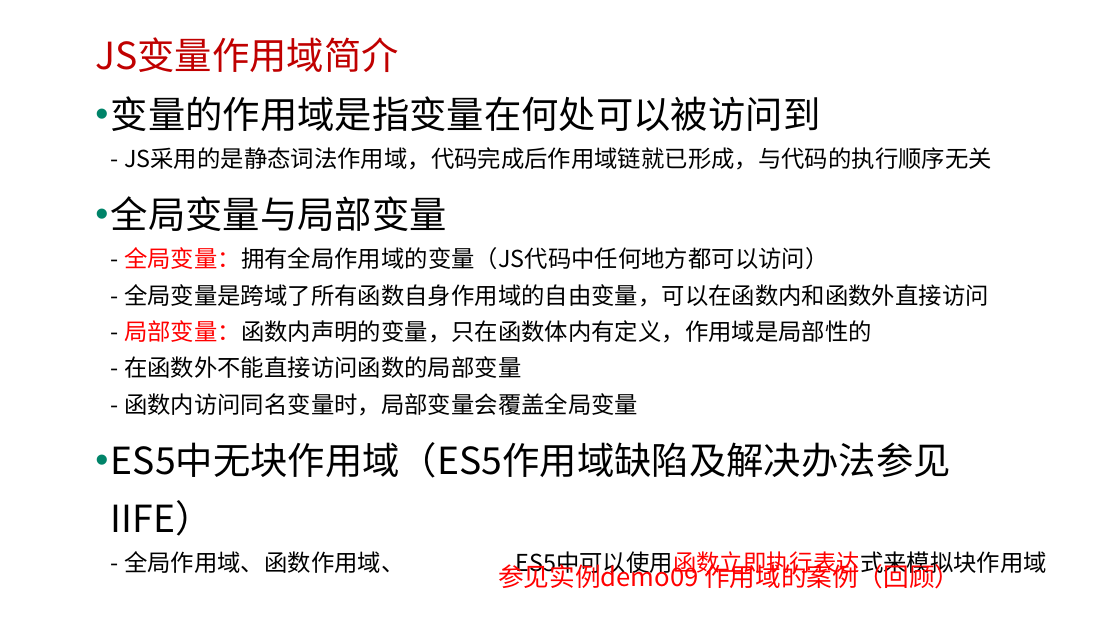
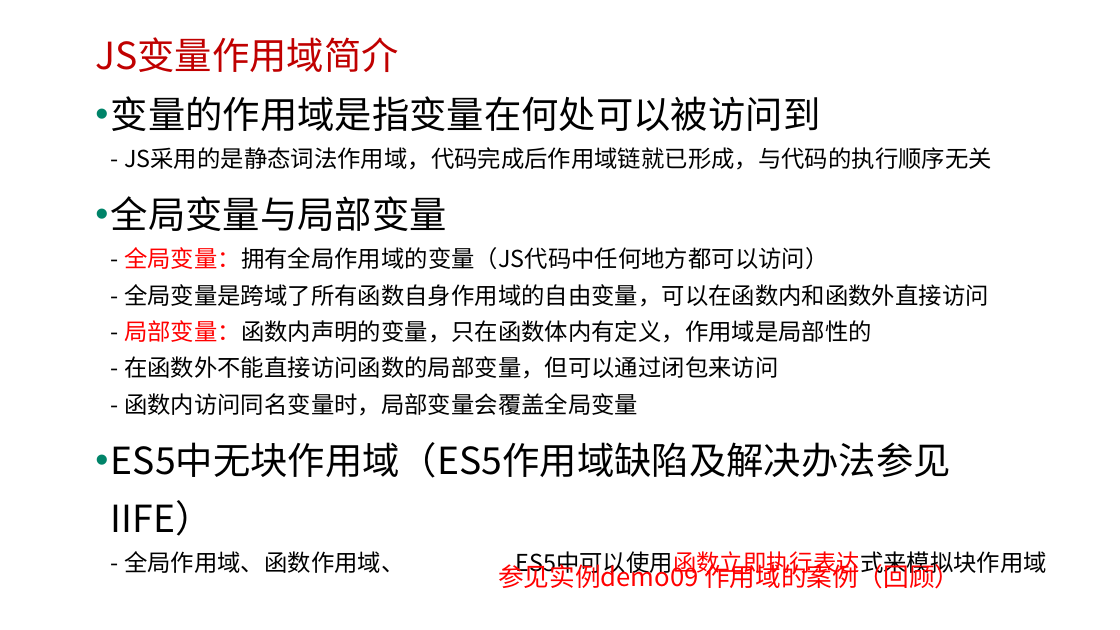
Before and after one commit to edu2act/course-javascript-advanced, a slide deck: slide 10 of 课程PPT/09.JS预解析.pptx. Drawn at 1120x630 pixels with LibreOffice and Linux fonts; fonts in the diff are those of the drawing; background and template pictures are left out. Boxes give left, top, right and bottom in pixels: in the first picture for what was removed or moved away, otherwise in the second. Text is boxed around its words. In the diff, an @@ line names an element or a change of style, - is before the commit and + after.

```diff
--- a/课程PPT/09.JS预解析.pptx
+++ b/课程PPT/09.JS预解析.pptx
@@ text at [111,196,989,416]: text changed @@
-• 全局变量与局部变量
-  - 全局变量：拥有全局作用域的变量（JS代码中任何地方都可以访问）
-  - 全局变量是跨域了所有函数自身作用域的自由变量，可以在函数内和函数外直接访问
-  - 局部变量：函数内声明的变量，只在函数体内有定义，作用域是局部性的
-  - 在函数外不能直接访问函数的局部变量
-  - 函数内访问同名变量时，局部变量会覆盖全局变量
+• 全局变量与局部变量
+  - 全局变量：拥有全局作用域的变量（JS代码中任何地方都可以访问）
+  - 全局变量是跨域了所有函数自身作用域的自由变量，可以在函数内和函数外直接访问
+  - 局部变量：函数内声明的变量，只在函数体内有定义，作用域是局部性的
+  - 在函数外不能直接访问函数的局部变量，但可以通过闭包来访问
+  - 函数内访问同名变量时，局部变量会覆盖全局变量
```
Also in this commit, not shown: 1 other file.
